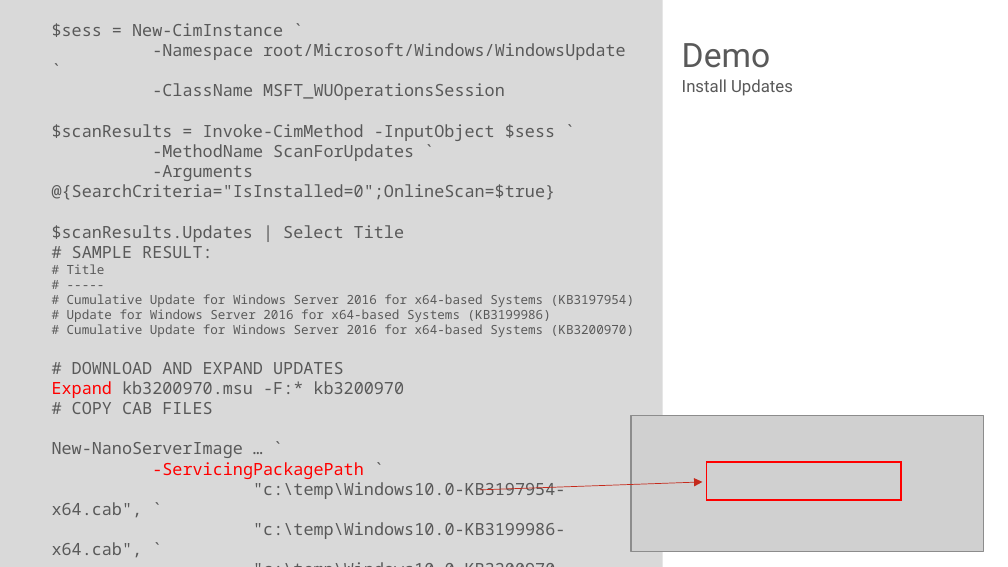
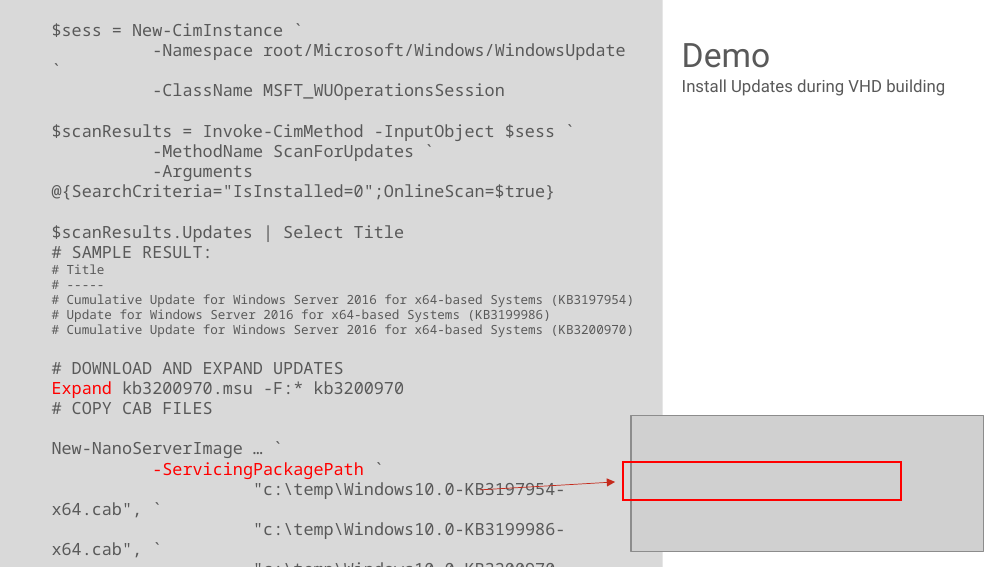
Before and after one commit to rstropek/DockerVS2015Intro, a slide deck: slide 11 of slides/Nano-Server-Introduction.pptx. Drawn at 1008x567 pixels with LibreOffice and Linux fonts; fonts in the diff are those of the drawing; grey boxes stand for pictures. Boxes give left, top, right and bottom in pixels: in the first picture for what was removed or moved away, otherwise in the second. Text is boxed around its words. In the diff, an @@ line names an element or a change of style, - is before the commit and + after.

```diff
--- a/slides/Nano-Server-Introduction.pptx
+++ b/slides/Nano-Server-Introduction.pptx
@@ text at box(682, 79, 945, 96): text changed @@
-Install Updates
+Install Updates during VHD building
@@ rectangle: place and size @@
-rectangle at box(707, 463, 901, 500)
+rectangle at box(623, 463, 901, 500)
@@ arrow moved from (480, 490) - (703, 482) to (480, 490) - (615, 482) @@
```
Also in this commit, not shown: 4 other slides changed, 6 other files.
